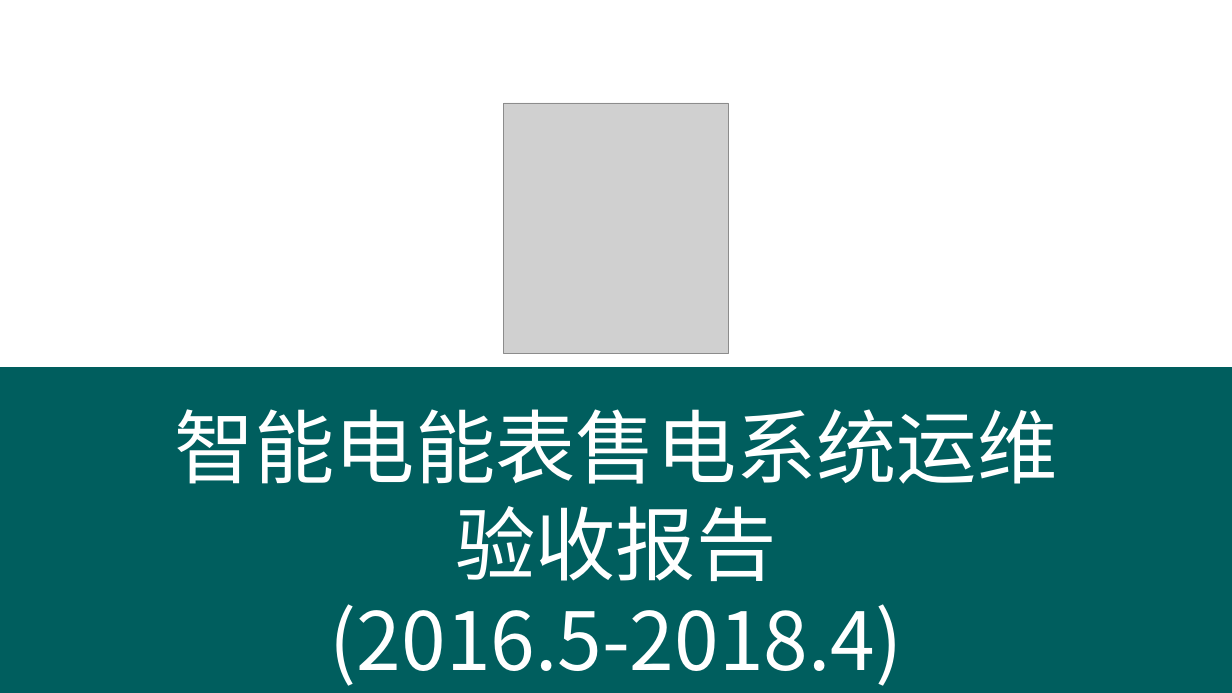
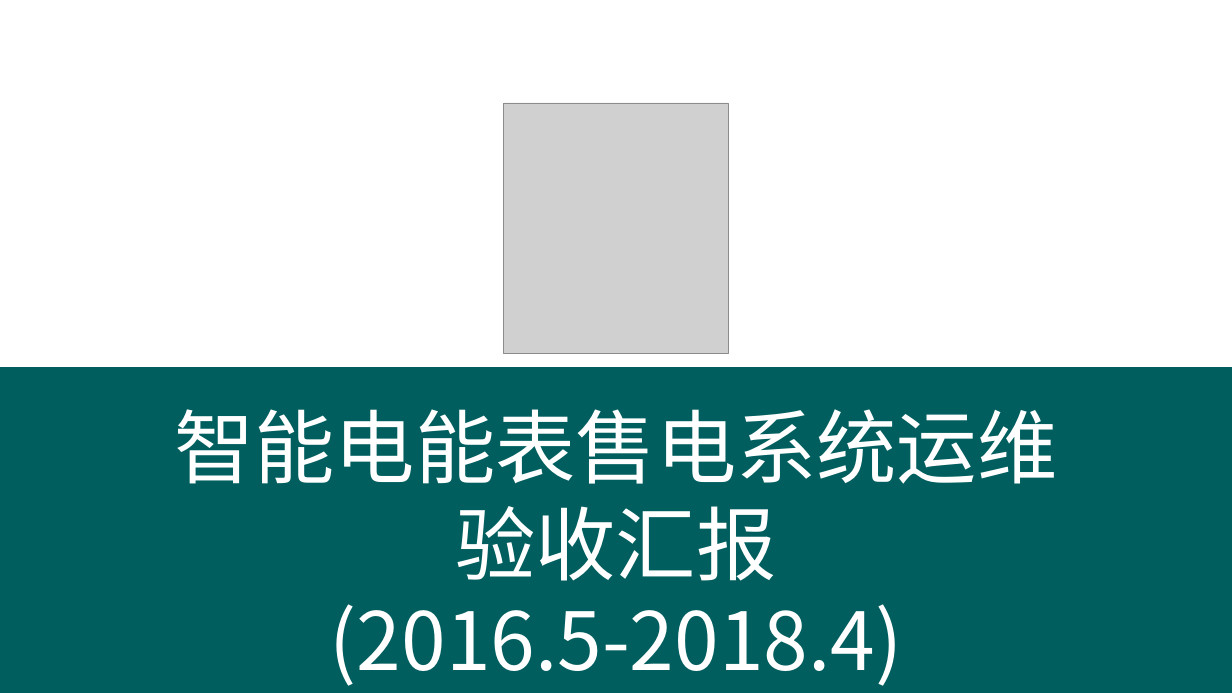
Before and after one commit to cuda-convnet/-2018, a slide deck: slide 1 of 智能电能表售电系统验收报告.pptx. Drawn at 1232x693 pixels with LibreOffice and Linux fonts; fonts in the diff are those of the drawing; grey boxes stand for pictures. Boxes give left, top, right and bottom in pixels: in the first picture for what was removed or moved away, otherwise in the second. Text is boxed around its words. In the diff, an @@ line names an element or a change of style, - is before the commit and + after.

```diff
--- a/智能电能表售电系统验收报告.pptx
+++ b/智能电能表售电系统验收报告.pptx
@@ text at [174,409,1057,581]: text changed @@
-智能电能表售电系统运维验收报告
+智能电能表售电系统运维验收汇报
```
Also in this commit, not shown: 6 other slides changed, 1 slide added, 2 other files.
